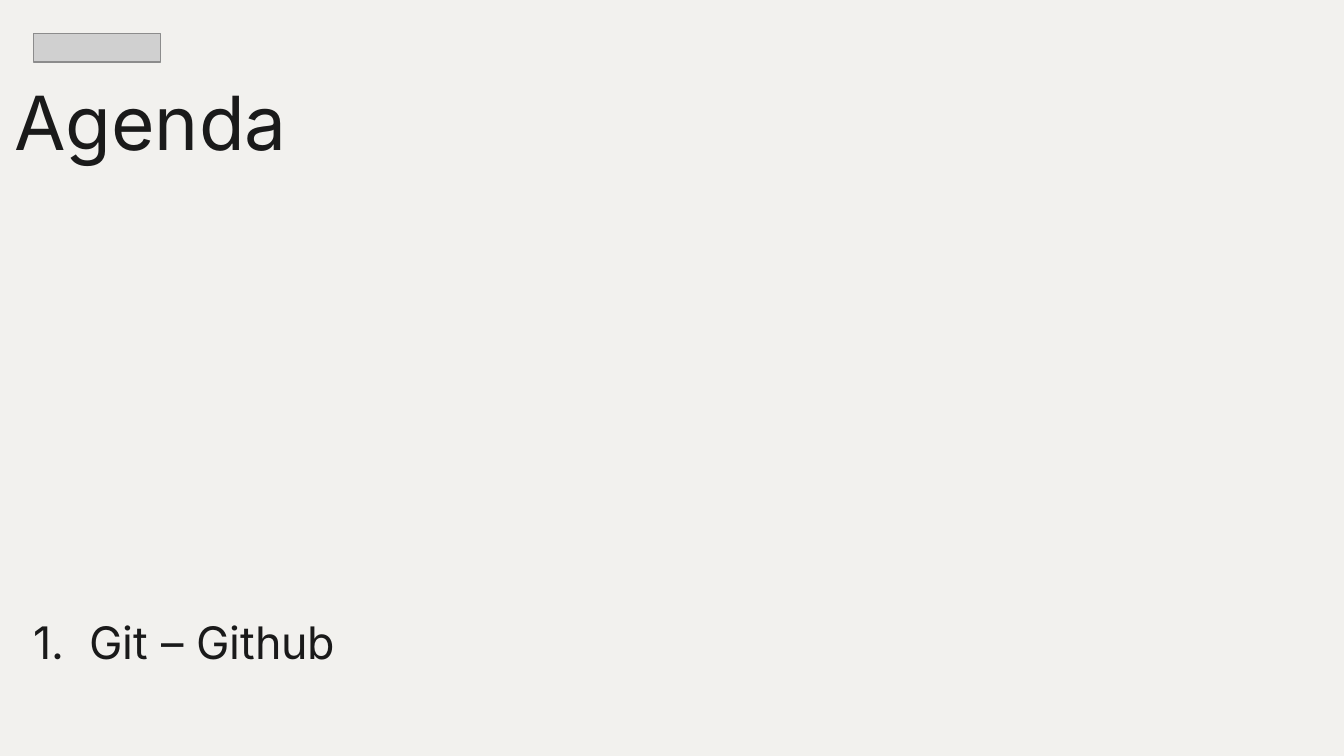
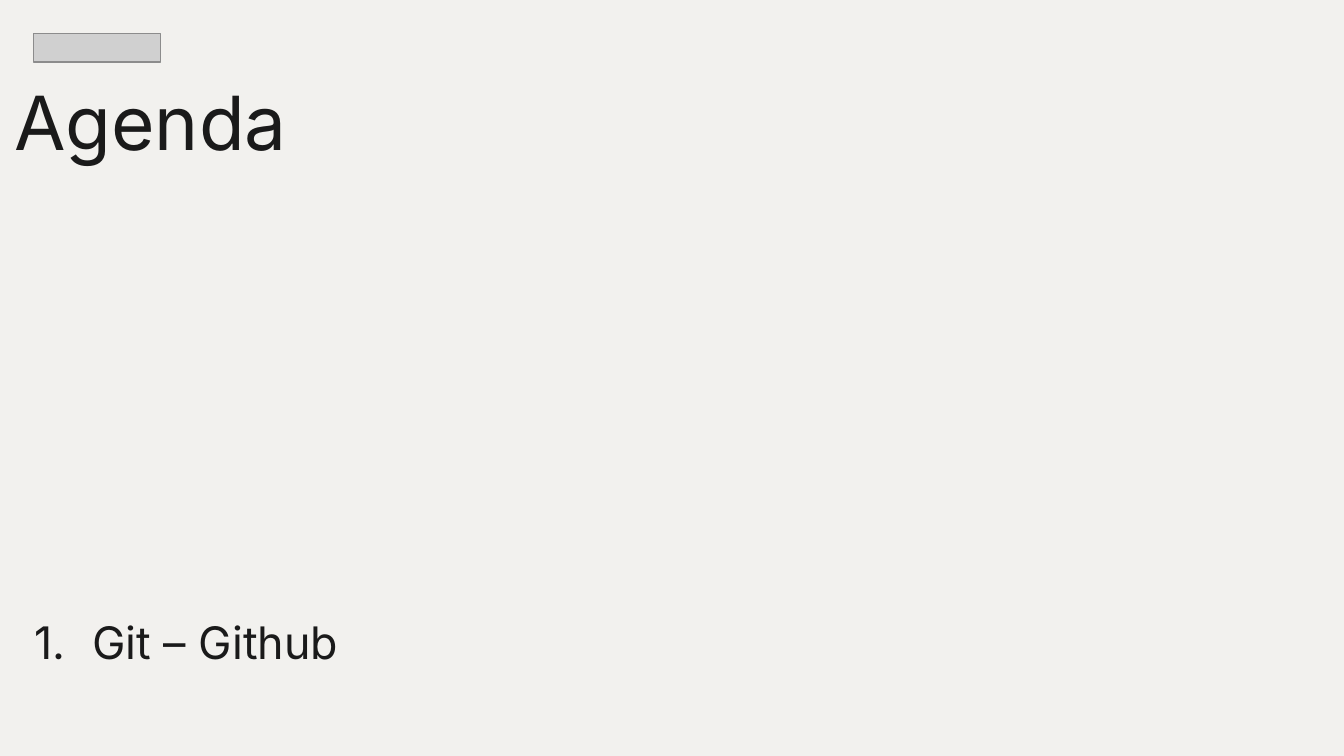
Before and after one commit to zyntonyson/bootcamp_ds_da, a slide deck: slide 2 of 07-herramientas-desarrollo/14-git.pptx. Drawn at 1344x756 pixels with LibreOffice and Linux fonts; fonts in the diff are those of the drawing; grey boxes stand for pictures. Boxes give left, top, right and bottom in pixels: in the first picture for what was removed or moved away, otherwise in the second. Text is boxed around its words. In the diff, an @@ line names an element or a change of style, - is before the commit and + after.

```diff
--- a/07-herramientas-desarrollo/14-git.pptx
+++ b/07-herramientas-desarrollo/14-git.pptx
@@ subtitle "Git – Github" at [92,625,338,660]: indent changed @@
```
Also in this commit, not shown: 1 other slide changed, 8 other files.
